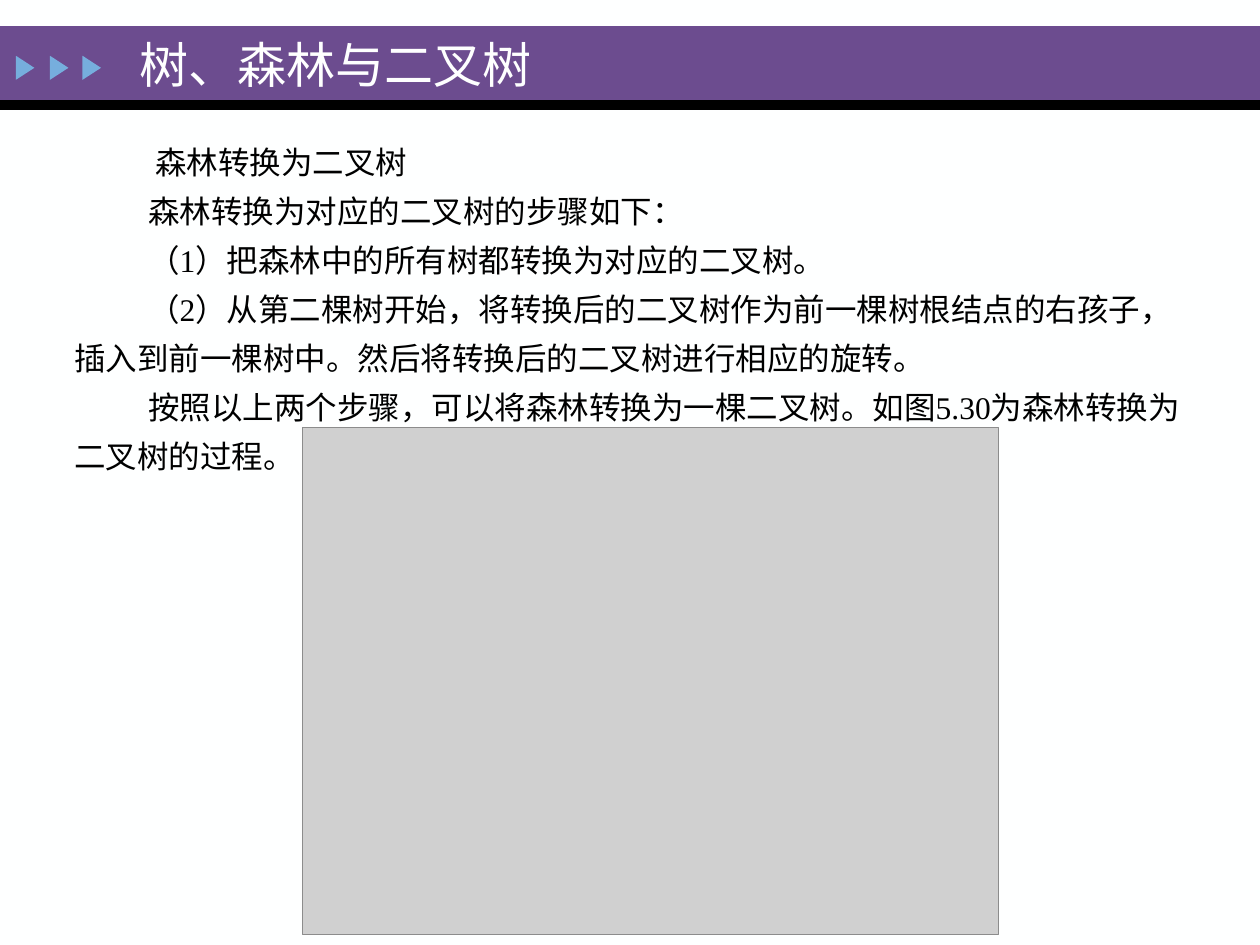
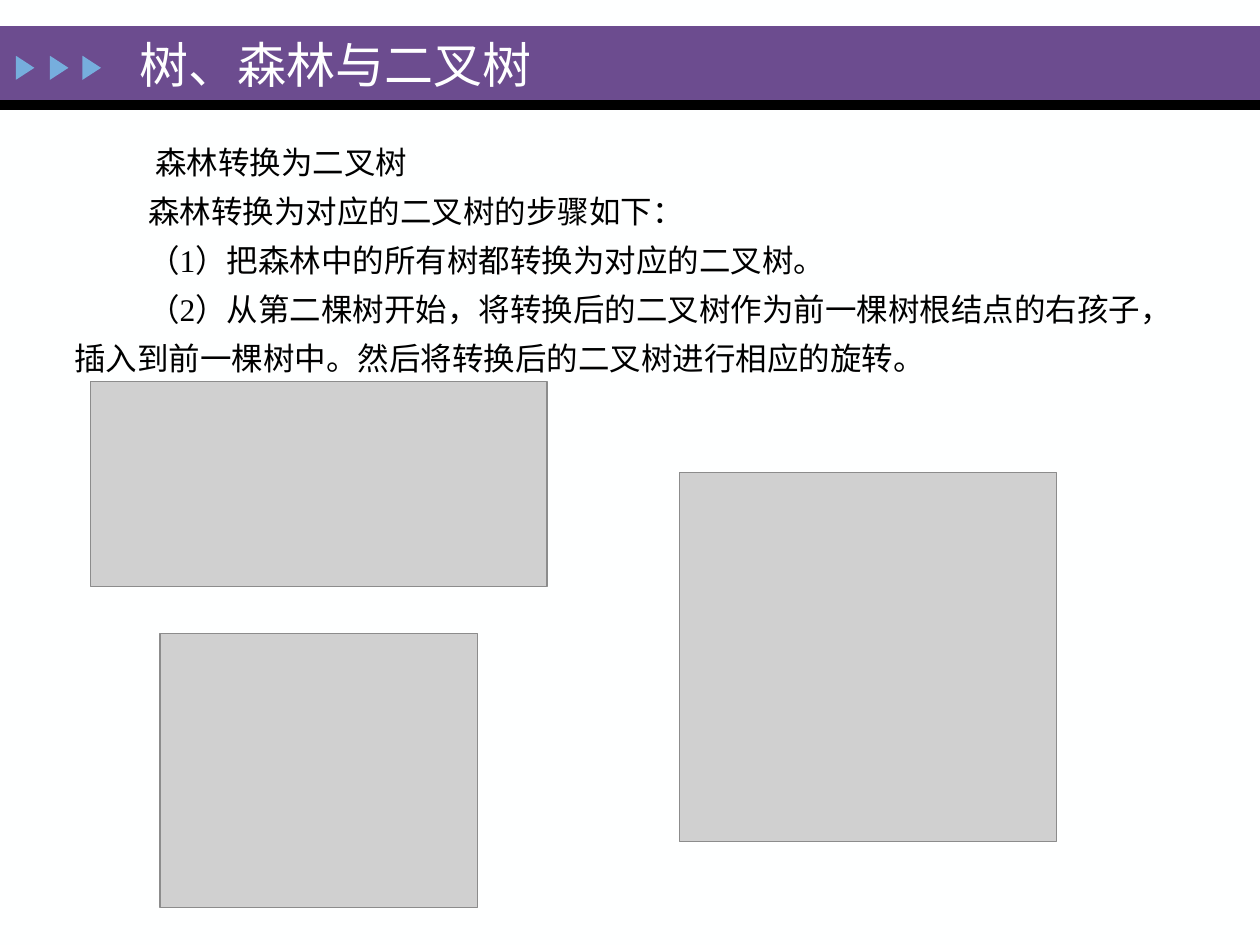
Before and after one commit to zeemeil/zeemeil.github.io, a slide deck: slide 141 of files/2025_1_DS/0402_DS_Tree.pptx. Drawn at 1260x945 pixels with LibreOffice and Linux fonts; fonts in the diff are those of the drawing; grey boxes stand for pictures. Boxes give left, top, right and bottom in pixels: in the first picture for what was removed or moved away, otherwise in the second. Text is boxed around its words. In the diff, an @@ line names an element or a change of style, - is before the commit and + after.

```diff
--- a/files/2025_1_DS/0402_DS_Tree.pptx
+++ b/files/2025_1_DS/0402_DS_Tree.pptx
@@ picture resized from (x1=302, y1=427, x2=998, y2=935) to (x1=91, y1=382, x2=547, y2=586) @@
@@ text at (x1=74, y1=392, x2=1180, y2=471): paragraph removed @@
-按照以上两个步骤，可以将森林转换为一棵二叉树。如图5.30为森林转换为二叉树的过程。
@@ picture added at (x1=679, y1=472, x2=1056, y2=842) @@
@@ picture added at (x1=160, y1=634, x2=478, y2=908) @@
```
Also in this commit, not shown: 9 other slides changed, 5 other files.
